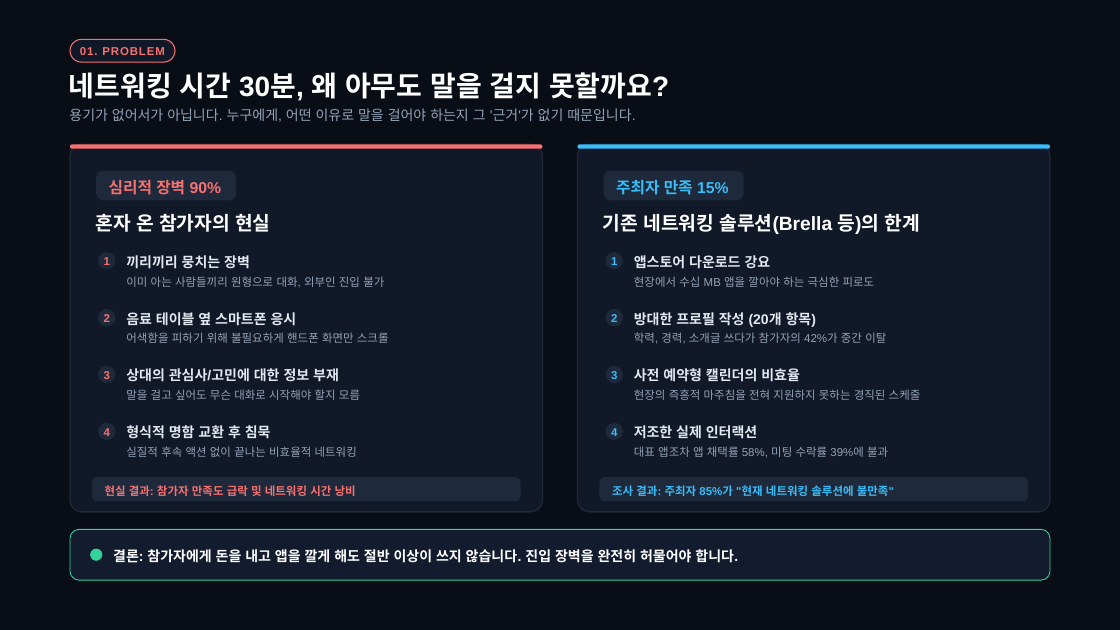
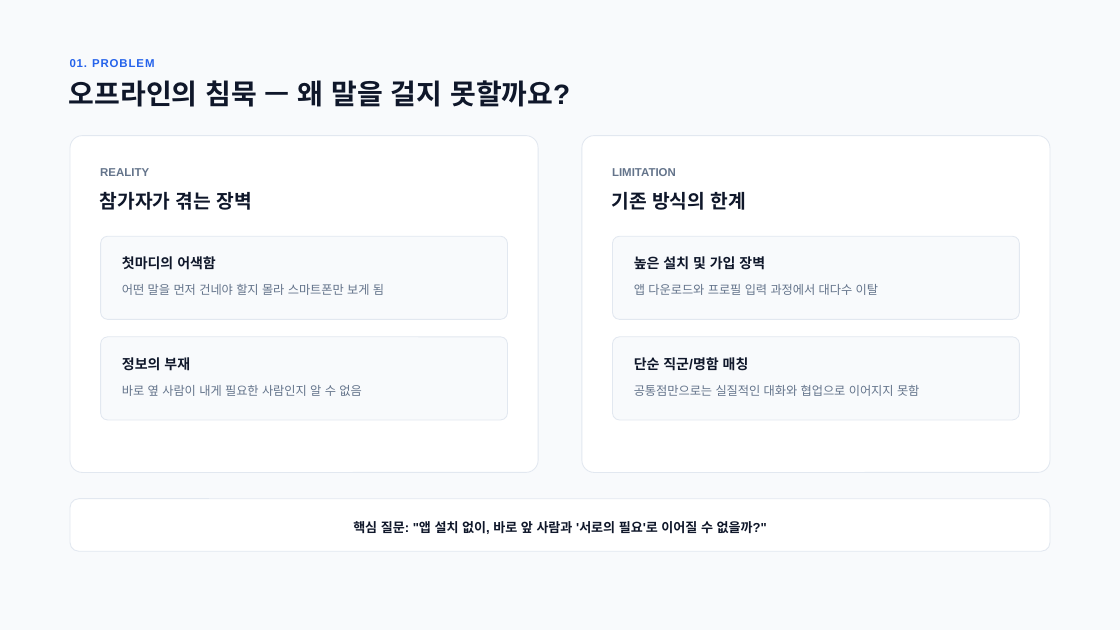
Before and after one commit to lim010111/bside, a slide deck: slide 2 of presentation/Bside_Presentation_Master.pptx. Drawn at 1120x630 pixels with LibreOffice and Linux fonts; fonts in the diff are those of the drawing. Boxes give left, top, right and bottom in pixels: in the first picture for what was removed or moved away, otherwise in the second. Text is boxed around its words. In the diff, an @@ line names an element or a change of style, - is before the commit and + after.

Commit message:
style(presentation): 밝고 모던한 라이트 테마 리디자인 및 텍스트 다이어트, 대본 정비

```diff
--- a/presentation/Bside_Presentation_Master.pptx
+++ b/presentation/Bside_Presentation_Master.pptx
@@ background #090D16 to #F8FAFC @@
@@ text "01. PROBLEM": place and size @@
-text "01. PROBLEM" at [80, 47, 164, 55]
+text "01. PROBLEM" at [70, 59, 154, 67]
@@ text "01. PROBLEM" at [70, 59, 154, 67]: text colour #F87171 to #2563EB; alignment centre to left @@
@@ rounded rectangle removed at [70, 39, 175, 62] @@
@@ text at [69, 80, 570, 107]: text changed; text colour #FFFFFF to #0F172A @@
-네트워킹 시간 30분, 왜 아무도 말을 걸지 못할까요?
+오프라인의 침묵 — 왜 말을 걸지 못할까요?
@@ text removed at [69, 108, 635, 122] @@
-용기가 없어서가 아닙니다. 누구에게, 어떤 이유로 말을 걸어야 하는지 그 '근거'가 없기 때문입니다.
@@ rounded rectangle: place and size @@
-rounded rectangle at [70, 145, 542, 513]
+rounded rectangle at [70, 135, 538, 472]
@@ rounded rectangle at [70, 135, 538, 472]: fill #111827 to #FFFFFF; outline #1F2937 1.13 pt to #E2E8F0 0.75 pt; proportions changed @@
@@ rounded rectangle at [582, 135, 1050, 472]: fill #111827 to #FFFFFF; outline #1F2937 1.13 pt to #E2E8F0 0.75 pt; proportions changed @@
@@ rounded rectangle: place and size @@
-rounded rectangle at [578, 145, 1050, 513]
+rounded rectangle at [582, 135, 1050, 472]
@@ text at [100, 192, 251, 210]: text changed; text colour #FFFFFF to #0F172A @@
-혼자 온 참가자의 현실
+참가자가 겪는 장벽
@@ rounded rectangle: place and size @@
-rounded rectangle at [70, 145, 542, 149]
+rounded rectangle at [101, 236, 507, 319]
@@ rounded rectangle at [101, 236, 507, 319]: fill #F87171 to #F8FAFC; outline none to #E2E8F0 0.75 pt; proportions changed @@
@@ group added at [100, 168, 1019, 420]: 11 texts, 3 rounded rectangles @@
+REALITY
+첫마디의 어색함
+어떤 말을 먼저 건네야 할지 몰라 스마트폰만 보게 됨
+정보의 부재
+바로 옆 사람이 내게 필요한 사람인지 알 수 없음
+LIMITATION
+기존 방식의 한계
+높은 설치 및 가입 장벽
+앱 다운로드와 프로필 입력 과정에서 대다수 이탈
+단순 직군/명함 매칭
+공통점만으로는 실질적인 대화와 협업으로 이어지지 못함
@@ rounded rectangle: place and size @@
-rounded rectangle at [70, 529, 1050, 580]
+rounded rectangle at [70, 499, 1050, 551]
@@ rounded rectangle at [70, 499, 1050, 551]: fill #131B2E to #FFFFFF; outline #34D399 0.75 pt to #E2E8F0 0.75 pt; proportions changed @@
@@ group removed at [92, 145, 1050, 502]: 29 texts, 8 ellipses, 5 rounded rectangles @@
-심리적 장벽 90%
-1
-끼리끼리 뭉치는 장벽
-이미 아는 사람들끼리 원형으로 대화, 외부인 진입 불가
-2
-음료 테이블 옆 스마트폰 응시
-어색함을 피하기 위해 불필요하게 핸드폰 화면만 스크롤
-3
-상대의 관심사/고민에 대한 정보 부재
-말을 걸고 싶어도 무슨 대화로 시작해야 할지 모름
-4
-형식적 명함 교환 후 침묵
-실질적 후속 액션 없이 끝나는 비효율적 네트워킹
-현실 결과: 참가자 만족도 급락 및 네트워킹 시간 낭비
-주최자 만족 15%
-기존 네트워킹 솔루션(Brella 등)의 한계
-1
-앱스토어 다운로드 강요
-현장에서 수십 MB 앱을 깔아야 하는 극심한 피로도
-2
-방대한 프로필 작성 (20개 항목)
-학력, 경력, 소개글 쓰다가 참가자의 42%가 중간 이탈
-3
-사전 예약형 캘린더의 비효율
-현장의 즉흥적 마주침을 전혀 지원하지 못하는 경직된 스케줄
-4
-저조한 실제 인터랙션
-대표 앱조차 앱 채택률 58%, 미팅 수락률 39%에 불과
-조사 결과: 주최자 85%가 "현재 네트워킹 솔루션에 불만족"
@@ text added at [353, 521, 767, 534], 11.2 pt, text #0F172A, bold @@
+핵심 질문: "앱 설치 없이, 바로 앞 사람과 '서로의 필요'로 이어질 수 없을까?"
@@ ellipse removed at [90, 549, 103, 561] @@
@@ text removed at [113, 547, 738, 565] @@
-결론: 참가자에게 돈을 내고 앱을 깔게 해도 절반 이상이 쓰지 않습니다. 진입 장벽을 완전히 허물어야 합니다.
```
Also in this commit, not shown: 8 other slides changed, 1 slide added, 1 slide removed, 2 other files.
